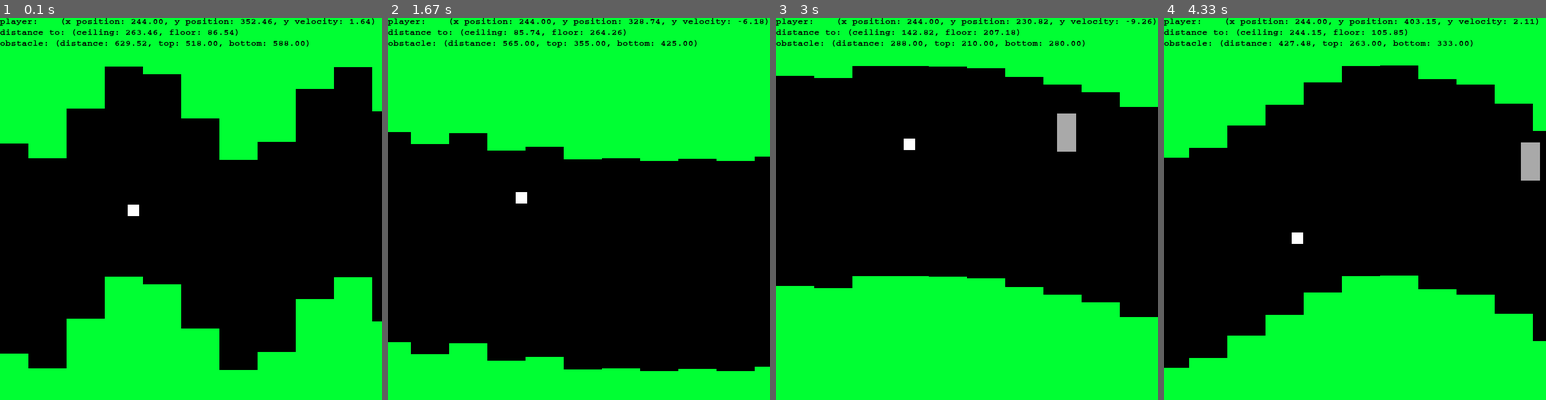
Above: before the commit, frames 1-4 (left to right).
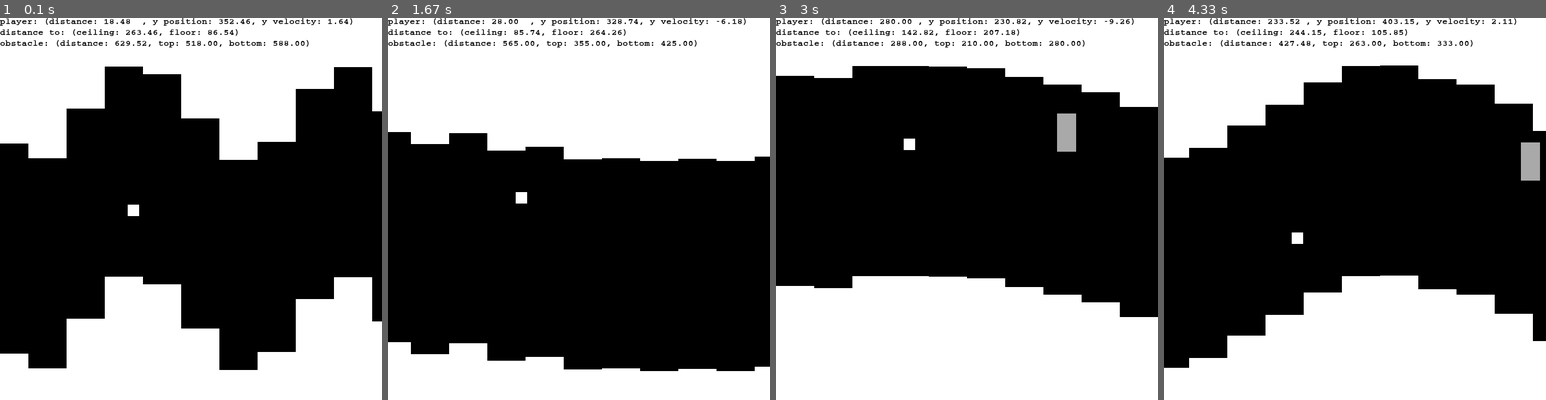
Above: after the commit, the same moments.

Repository: uzgit/helicopter-game
Game: pygame game, started from pixelcopter.py
Two runs of this game, one before a commit and one after it. Both use one fixed random seed, a clock stepped at 60 frames per second and the inputs below.
Inputs:
- Up to frame 1 (0.1 s): no input
- Up to frame 2 (1.67 s): tap W at 0.33, 0.73, 1.03, 1.23, 1.57 s
- Up to frame 3 (3 s): tap W at 1.87, 2.07, 2.37, 2.63, 2.97 s
- Up to frame 4 (4.33 s): tap W at 3.27, 3.4, 3.8, 4.1 s

The runs differ from the first frame. In frame 1, 45% of the frame differs, in the area x 0-100%, y 0-100%; in frame 2, 45%; in frame 3, 45%; in frame 4, 45%.

Commit message:
Changed color scheme for use in reports: white background, black text, black travel area, white player, grey blocks.

Diff:
--- a/pixelcopter.py
+++ b/pixelcopter.py
@@ -121,7 +121,7 @@
         # top rect
         pygame.draw.rect(
             image,
-            GREEN,
+            (WHITE),
             (0, 0, self.width, SCREEN_HEIGHT * 0.5),
             0
         )
@@ -129,7 +129,7 @@
         # bot rect
         pygame.draw.rect(
             image,
-            GREEN,
+            (WHITE),
             (0, SCREEN_HEIGHT * 1.05, self.width, SCREEN_HEIGHT * 0.5),
             0
         )
@@ -205,6 +205,7 @@
         -------
 
         dict
+            * player distance traveled
             * player y position.
             * player velocity.
             * player distance to floor.
@@ -228,7 +229,7 @@
         current_terrain = pygame.sprite.spritecollide(
             self.player, self.terrain_group, False)[0]
         state = {
-            "player_x": self.player.pos.x,
+            "distance_traveled": self.distance_traveled,
             "player_y": self.player.pos.y,
             "player_vel": self.player.momentum,
             "player_dist_to_ceil": self.player.pos.y - (current_terrain.pos.y - self.height * 0.25),
@@ -271,6 +272,8 @@
         self.terrain_group = pygame.sprite.Group()
         self._add_terrain(0, self.width * 4)
 
+        self.distance_traveled = 0
+
     def _add_terrain(self, start, end):
         w = int(self.width * 0.1) #default is 0.1
         # each block takes up 10 units.
@@ -314,7 +317,7 @@
 
     def step(self, dt):
 
-        self.screen.fill(BLACK)
+        self.screen.fill((BLACK))
         self._handle_player_events_flappy_mode()
 #        self._handle_player_events_helicopter_mode()
 
@@ -368,13 +371,15 @@
         self.block_group.draw(self.screen)
         self.terrain_group.draw(self.screen)
 
+        self.distance_traveled += self.speed * dt
+
 def display_status_line_1(status):
 
-    return "player:    (x position: %5.2f, y position: %3.2f, y velocity: %3.2f)" % (status["player_x"], status["player_y"], status["player_vel"])
+    return "player: (distance: %-7.2f, y position: %4.2f, y velocity: %4.2f)" % (status["distance_traveled"], status["player_y"], status["player_vel"])
 
 def display_status_line_2(status):
 
-    return "distance to: (ceiling: %3.2f, floor: %3.2f)" %(status["player_dist_to_ceil"], status["player_dist_to_floor"])
+    return "distance to: (ceiling: %-3.2f, floor: %3.2f)" %(status["player_dist_to_ceil"], status["player_dist_to_floor"])
 
             #"next_gate_dist_to_player": min_dist,
             #"next_gate_block_top": min_block.pos.y,
